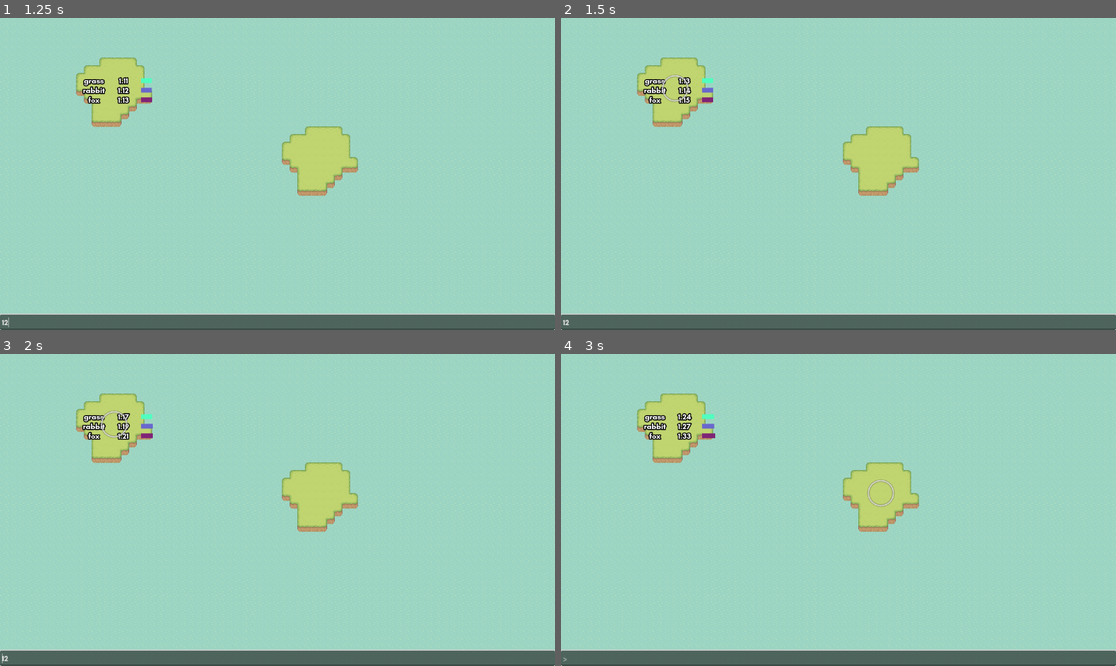
Above: before the commit, frames 1-4 (two rows, left to right).
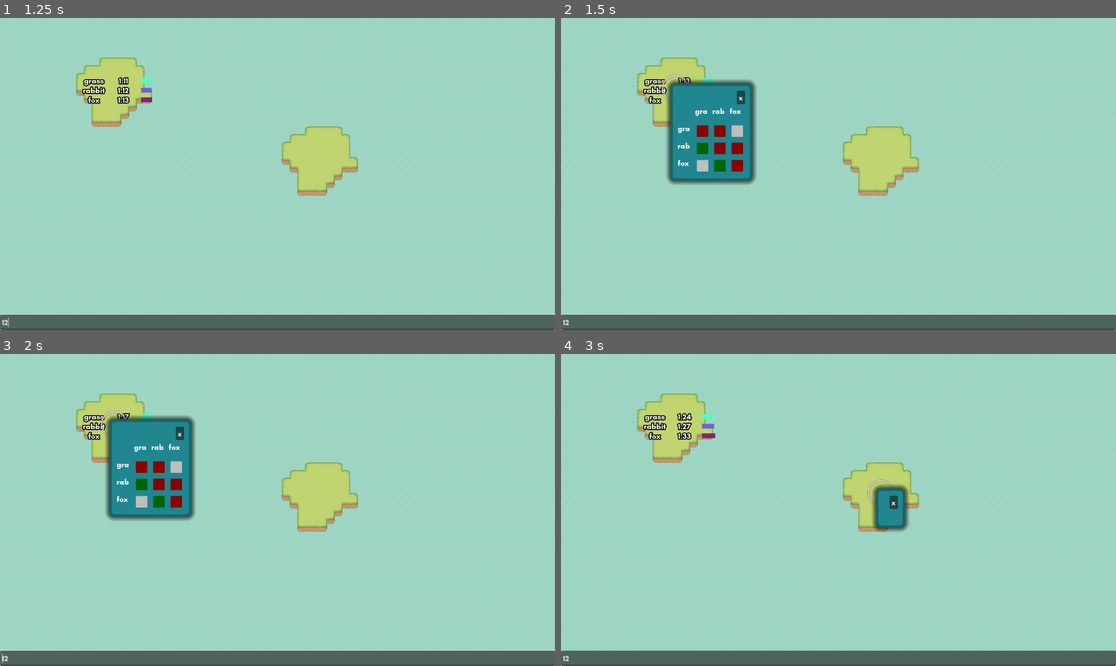
Above: after the commit, the same moments.

Repository: quimnuss/eco
Game: Godot game, scene res://scenes/world.tscn
Two runs of this game, one before a commit and one after it. Both use one fixed random seed, a clock stepped at 60 frames per second and the inputs below.
Inputs (mouse positions are in pixels of both pictures, inside the frame that each line leads up to):
- Up to frame 1 (1.25 s): click (277, 323) at 0.52 s; type "12" at 0.6 s
- Up to frame 2 (1.5 s): move the mouse to (672, 86) at 1.27 s; hold Up (ui_up) from 1.28 s (still down); click (672, 86) at 1.42 s
- Up to frame 3 (2 s): keep holding Up (ui_up)
- Up to frame 4 (3 s): release Up (ui_up) at 2 s; click (738, 432) at 2 s, where only the run after the commit has a clickable "x"; tap Enter at 2.75 s; move the mouse to (877, 491) at 2.77 s; hold Down (ui_down) from 2.78 s (still down); click (877, 491) at 2.92 s

Frame 1 is identical in both runs. In frame 2, 5.4% of the frame differs, in the area x 19-36%, y 19-54%; in frame 3, 5.4%; in frame 4, 1.4%.

Commit message:
new: working mutuality colored panel

Diff:
--- a/actors/glv.gd
+++ b/actors/glv.gd
@@ -21,7 +21,9 @@
 var tick_count : int = 0
 
 signal densities_update(new_densities : Array[float])
-signal num_species_changed(new_num_species : int, species_names : Array)
+signal num_species_changed(new_num_species : int, species_names : Array[String])
+
+signal species_changed(species_names : Array[String], mutuality : Array[Array], growth : Array)
 
 func _ready():
     sample = get_parent().glv_sample
--- a/actors/island.tscn
+++ b/actors/island.tscn
@@ -1,10 +1,11 @@
-[gd_scene load_steps=9 format=3 uid="uid://bu1g3ij4mtfhj"]
+[gd_scene load_steps=10 format=3 uid="uid://bu1g3ij4mtfhj"]
 
 [ext_resource type="Script" path="res://scripts/migration_pickable.gd" id="1_evnkm"]
 [ext_resource type="Script" path="res://actors/glv.gd" id="2_pg5or"]
 [ext_resource type="TileSet" uid="uid://bxwxldjtw4p8n" path="res://world/island_tileset.tres" id="4_bmc6s"]
 [ext_resource type="Script" path="res://actors/pops.gd" id="4_q8gvr"]
 [ext_resource type="Script" path="res://scripts/highlighter.gd" id="5_hc6sn"]
+[ext_resource type="PackedScene" uid="uid://cxdx1cm2a7b4t" path="res://ui/species_grid.tscn" id="6_e82f1"]
 
 [sub_resource type="Gradient" id="Gradient_trq5i"]
 offsets = PackedFloat32Array(0.507042, 0.584507, 0.647887)
@@ -51,5 +52,14 @@
 [node name="CollisionShape2D" type="CollisionShape2D" parent="Area2D"]
 shape = SubResource("RectangleShape2D_7o84u")
 
+[node name="SpeciesGrid" parent="." instance=ExtResource("6_e82f1")]
+visible = false
+anchors_preset = 2
+anchor_top = 1.0
+anchor_bottom = 1.0
+grow_vertical = 0
+
 [connection signal="densities_update" from="GLV" to="Pops" method="_on_glv_densities_update"]
 [connection signal="num_species_changed" from="GLV" to="Pops" method="_on_glv_num_species_changed"]
+[connection signal="species_changed" from="GLV" to="SpeciesGrid" method="_on_glv_species_changed"]
+[connection signal="island_clicked" from="Area2D" to="." method="_on_area_2d_island_clicked"]
--- a/data/3_sample_0.tres
+++ b/data/3_sample_0.tres
@@ -1,4 +1,4 @@
-[gd_resource type="Resource" script_class="GLVSample" load_steps=2 format=3]
+[gd_resource type="Resource" script_class="GLVSample" load_steps=2 format=3 uid="uid://fkyatsaaxuy5"]
 
 [ext_resource type="Script" path="res://actors/glv_sample.gd" id="1_12wmr"]
 
--- a/scripts/migration_pickable.gd
+++ b/scripts/migration_pickable.gd
@@ -7,6 +7,7 @@
 
 @onready var glv : GLV = $GLV
 @onready var pops = $Pops
+@onready var species_grid = $SpeciesGrid
 
 signal island_selected(island_id : int)
 
@@ -28,6 +29,9 @@
     island_shape.shape.size = island_rect.size
     island_shape.position = island_rect.position
 
+    species_grid._on_glv_species_changed(glv.species_names, glv.mutuality, glv.growth)
+
+
 func _on_change_species(island : int, species_name : String, growth : float, mutuality : Array):
     if island_id == island:
         var species_index : int = glv.species_names.find(species_name)
@@ -37,3 +41,8 @@
         else:
             prints('Adding species', species_name, 'on island', island_id)
             glv.add_species(species_name, mutuality, growth)
+
+        species_grid._on_glv_species_changed(glv.species_names, glv.mutuality, glv.growth)
+
+func _on_area_2d_island_clicked():
+    species_grid.visible = true
--- /dev/null
+++ b/ui/species_grid.gd
@@ -0,0 +1,74 @@
+@tool
+extends Control
+@onready var grid_container : GridContainer = %GridContainer
+@export var square : Control
+
+@export var num_species : int = 3
+
+@export var rebuild : bool = false
+
+var species_names : Array[String]
+
+func _ready():
+    refresh_grid()
+
+func refresh_grid():
+    # Too late
+    #for child in grid_container.get_children():
+        #child.queue_free()
+    var papa = grid_container.get_parent()
+    grid_container.queue_free()
+    grid_container = GridContainer.new()
+    grid_container.columns = num_species+1
+    papa.add_child(grid_container)
+    var empty_square : Label = Label.new()
+    empty_square.set_size(Vector2(32,32))
+    grid_container.add_child(empty_square)
+
+    for i in range(num_species):
+        var species_name : Label = create_species_label(i)
+        grid_container.add_child(species_name)
+
+    for i in range(num_species):
+        var species_name : Label = create_species_label(i)
+        grid_container.add_child(species_name)
+
+        for j in range(num_species):
+            var one_square = square.duplicate()
+            one_square.visible = true
+            one_square.modulate = Color.GRAY
+            grid_container.add_child(one_square)
+
+func create_species_label(index : int) -> Label:
+    var species_name : Label = Label.new()
+    species_name.clip_text = true
+    species_name.set_custom_minimum_size(Vector2(32,32))
+    species_name.set_text_overrun_behavior(TextServer.OVERRUN_TRIM_CHAR)
+    var s_name : String = species_names[index] if species_names else 'foo'
+    species_name.set_text(s_name)
+    return species_name
+
+func _process(delta):
+    if rebuild:
+        rebuild = false
+        refresh_grid()
+
+func _on_glv_species_changed(new_species_names : Array, mutuality : Array, growth : Array):
+    num_species = len(new_species_names)
+    species_names = new_species_names
+    refresh_grid()
+    var grid_children : Array = grid_container.get_children()
+    var max_mutuality : float = 0
+    for species_mutual : Array in mutuality:
+        max_mutuality = max(abs(species_mutual.max()),abs(species_mutual.min()))
+    for i in range(num_species):
+        for j in range(num_species):
+            if abs(mutuality[i][j]) > 0.0001:
+                var ratio = clamp(abs(mutuality[i][j]/max_mutuality),0,1)*0.3 + 0.7
+                var base_color = Color.DARK_RED if mutuality[i][j] < 0 else Color.DARK_GREEN
+                var children_index : int = (i+1)*(num_species+1) + (j+1)
+                var square : TextureRect = grid_children[children_index]
+                square.set_modulate(base_color*ratio)
+
+func _on_button_pressed():
+    self.visible = false
--- /dev/null
+++ b/ui/species_grid.tscn
@@ -0,0 +1,71 @@
+[gd_scene load_steps=4 format=3 uid="uid://cxdx1cm2a7b4t"]
+
+[ext_resource type="Script" path="res://ui/species_grid.gd" id="1_naxn0"]
+[ext_resource type="Texture2D" uid="uid://4ijgeli0wu32" path="res://assets/square_24.png" id="2_cqndw"]
+
+[sub_resource type="StyleBoxFlat" id="StyleBoxFlat_0a1o6"]
+bg_color = Color(0.12549, 0.52549, 0.560784, 1)
+border_width_left = 5
+border_width_top = 5
+border_width_right = 5
+border_width_bottom = 5
+border_color = Color(0.0980392, 0.396078, 0.396078, 1)
+corner_radius_top_left = 10
+corner_radius_top_right = 10
+corner_radius_bottom_right = 10
+corner_radius_bottom_left = 10
+expand_margin_left = 10.0
+expand_margin_top = 10.0
+expand_margin_right = 10.0
+expand_margin_bottom = 10.0
+shadow_size = 10
+
+[node name="SpeciesGrid" type="Control" node_paths=PackedStringArray("square")]
+layout_mode = 3
+anchors_preset = 0
+script = ExtResource("1_naxn0")
+square = NodePath("TextureRect")
+num_species = 4
+
+[node name="TextureRect" type="TextureRect" parent="."]
+visible = false
+custom_minimum_size = Vector2(32, 32)
+layout_mode = 2
+offset_left = 36.0
+offset_top = 36.0
+offset_right = 68.0
+offset_bottom = 68.0
+texture = ExtResource("2_cqndw")
+expand_mode = 2
+stretch_mode = 3
+
+[node name="Label" type="Label" parent="."]
+layout_mode = 0
+offset_right = 40.0
+offset_bottom = 20.0
+
+[node name="PanelContainer" type="PanelContainer" parent="."]
+layout_mode = 0
+offset_right = 40.0
+offset_bottom = 40.0
+theme_override_styles/panel = SubResource("StyleBoxFlat_0a1o6")
+
+[node name="VBoxContainer" type="VBoxContainer" parent="PanelContainer"]
+layout_mode = 2
+
+[node name="HBoxContainer" type="HBoxContainer" parent="PanelContainer/VBoxContainer"]
+layout_mode = 2
+alignment = 2
+
+[node name="Button" type="Button" parent="PanelContainer/VBoxContainer/HBoxContainer"]
+layout_mode = 2
+text = "x"
+
+[node name="GridContainer" type="GridContainer" parent="PanelContainer/VBoxContainer"]
+unique_name_in_owner = true
+layout_mode = 2
+theme_override_constants/h_separation = 10
+theme_override_constants/v_separation = 10
+columns = 5
+
+[connection signal="pressed" from="PanelContainer/VBoxContainer/HBoxContainer/Button" to="." method="_on_button_pressed"]
Binary file added: assets/square.png
Not shown, added: assets/square.png.import
Binary file added: assets/square_24.png
Not shown, added: assets/square_24.png.import
Not shown: 1 places in scenes/world.tscn that only renumber resources
